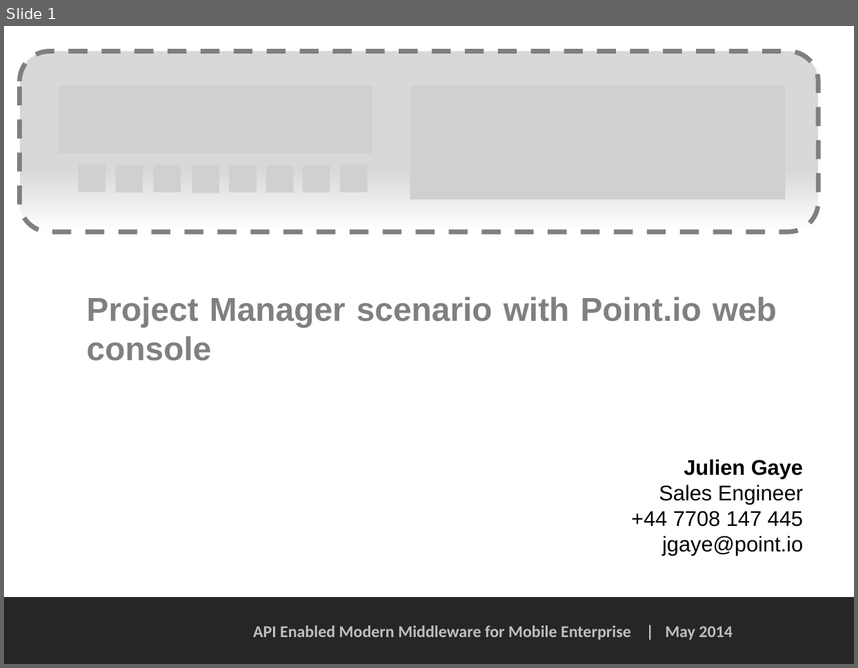
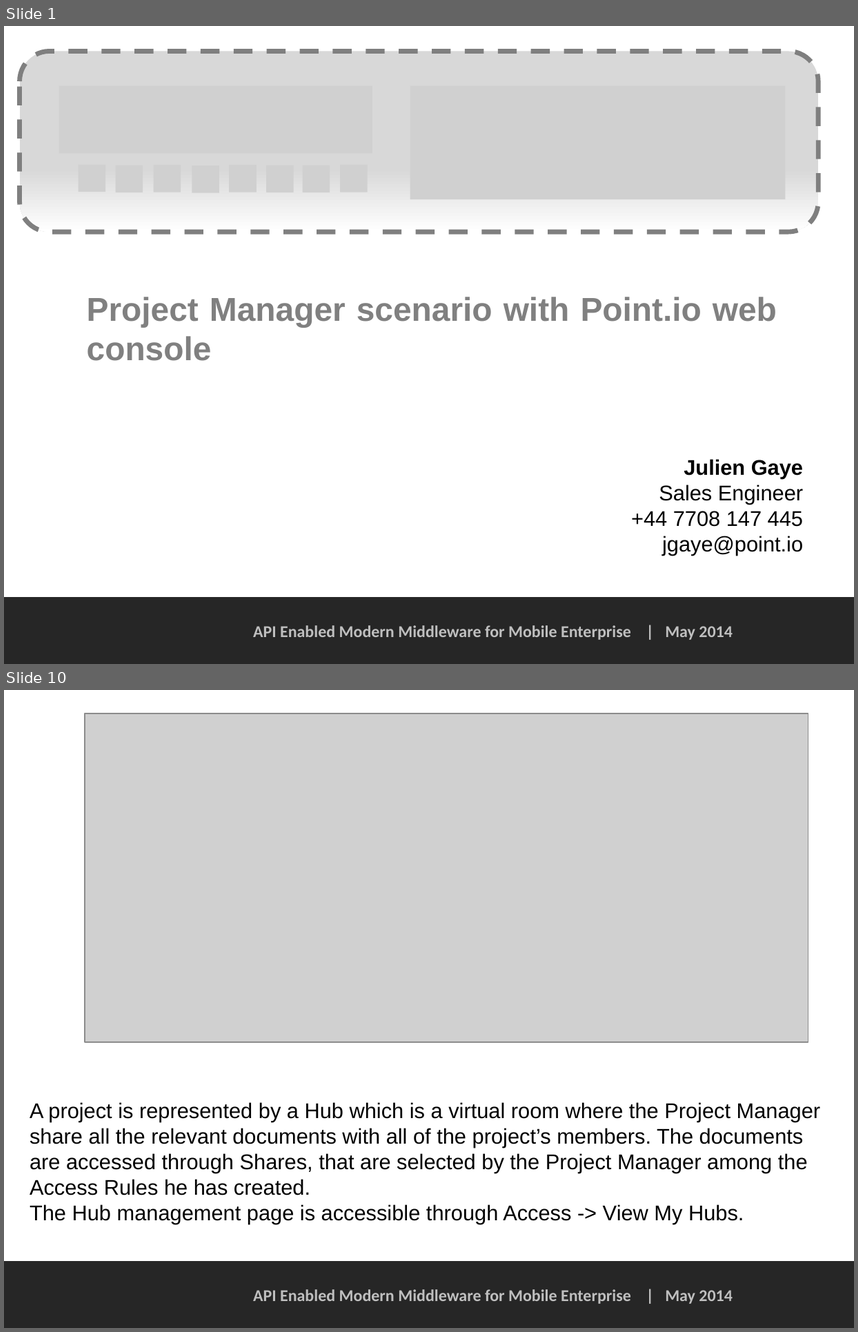
Before and after one commit to PointIO/Documentation, a slide deck: web console doc/Project Manager scenario - web console.pptx. Shown one above the other, each under a label of ours: slide 1 before the commit, slides 1 and 10 after it; the slides between them are not shown. The pictures are 858x668 and 858x1332 pixels, drawn with LibreOffice and Linux fonts; fonts in the diff are those of the drawing; grey boxes stand for pictures; background and template pictures are left out. Boxes give left, top, right and bottom in pixels: in the first picture for what was removed or moved away, otherwise in the second. Text is boxed around its words. In the diff, an @@ line names an element or a change of style, - is before the commit and + after.

Commit message:
Project Manager updated to v1, typo in Storage Administrator fixed

```diff
--- a/web console doc/Project Manager scenario - web console.pptx
+++ b/web console doc/Project Manager scenario - web console.pptx
@@ slide 10 added at box(4, 690, 854, 1328), background #FFFFFF; not listed: 2 template elements that a slide beside it also shows @@
@@ picture added at box(85, 713, 808, 1042) @@
@@ text added at box(30, 1102, 821, 1223), 18 pt, text #000000 @@
+A project is represented by a Hub which is a virtual room where the Project Manager share all the relevant documents with all of the project’s members. The documents are accessed through Shares, that are selected by the Project Manager among the
+Access Rules he has created.
+The Hub management page is accessible through Access -> View My Hubs.
```
Also in this commit, not shown: 1 slide changed, 14 other slides added, 16 slides removed, 1 other file.
